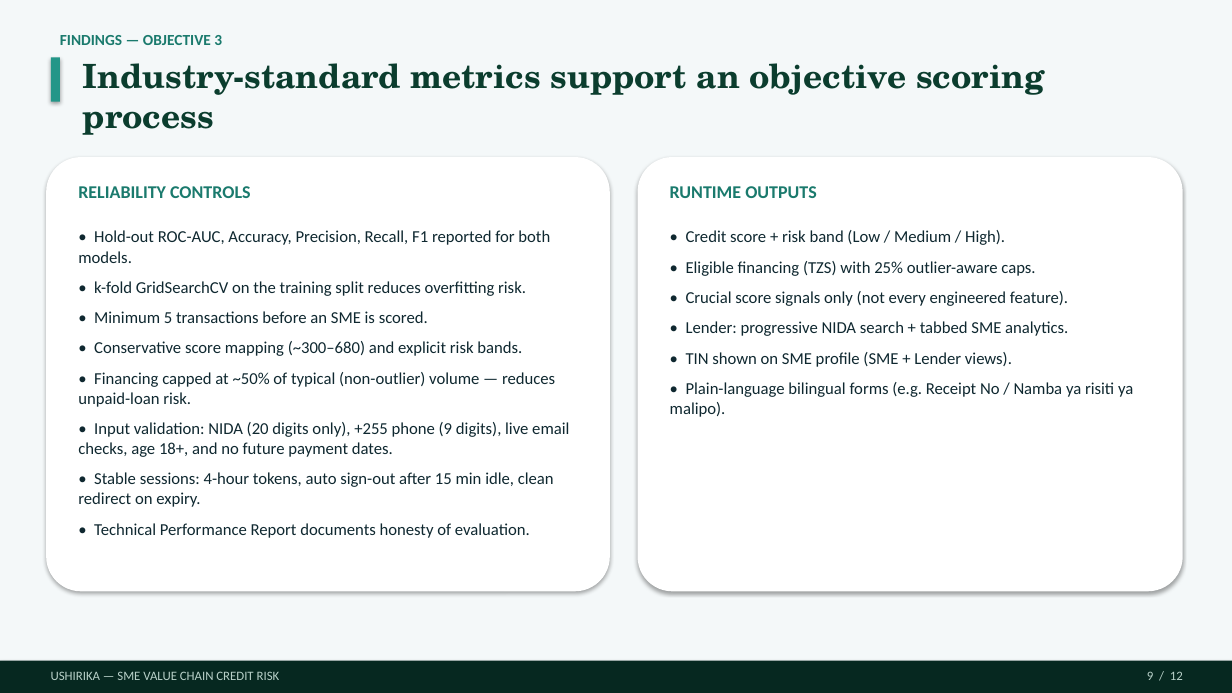
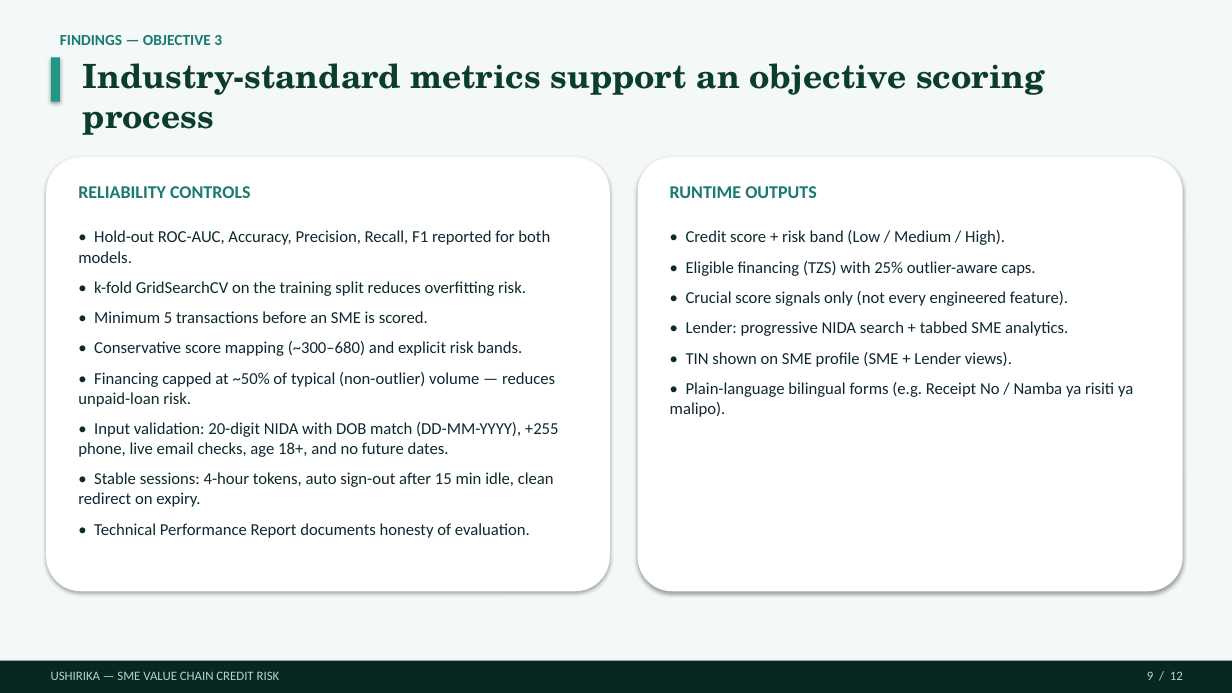
Before and after one commit to Dmmkuliku/ushirika-sme-credit, a slide deck: slide 9 of Presentation/Ushirika_Group15_Defence_Presentation.pptx. Drawn at 1232x693 pixels with LibreOffice and Linux fonts; fonts in the diff are those of the drawing. Boxes give left, top, right and bottom in pixels: in the first picture for what was removed or moved away, otherwise in the second. Text is boxed around its words. In the diff, an @@ line names an element or a change of style, - is before the commit and + after.

```diff
--- a/Presentation/Ushirika_Group15_Defence_Presentation.pptx
+++ b/Presentation/Ushirika_Group15_Defence_Presentation.pptx
@@ text at (x1=78, y1=422, x2=559, y2=457): text changed @@
-• Input validation: NIDA (20 digits only), +255 phone (9 digits), live email checks, age 18+, and no future payment dates.
+• Input validation: 20-digit NIDA with DOB match (DD-MM-YYYY), +255 phone, live email checks, age 18+, and no future dates.
```
Also in this commit, not shown: 12 other files.
